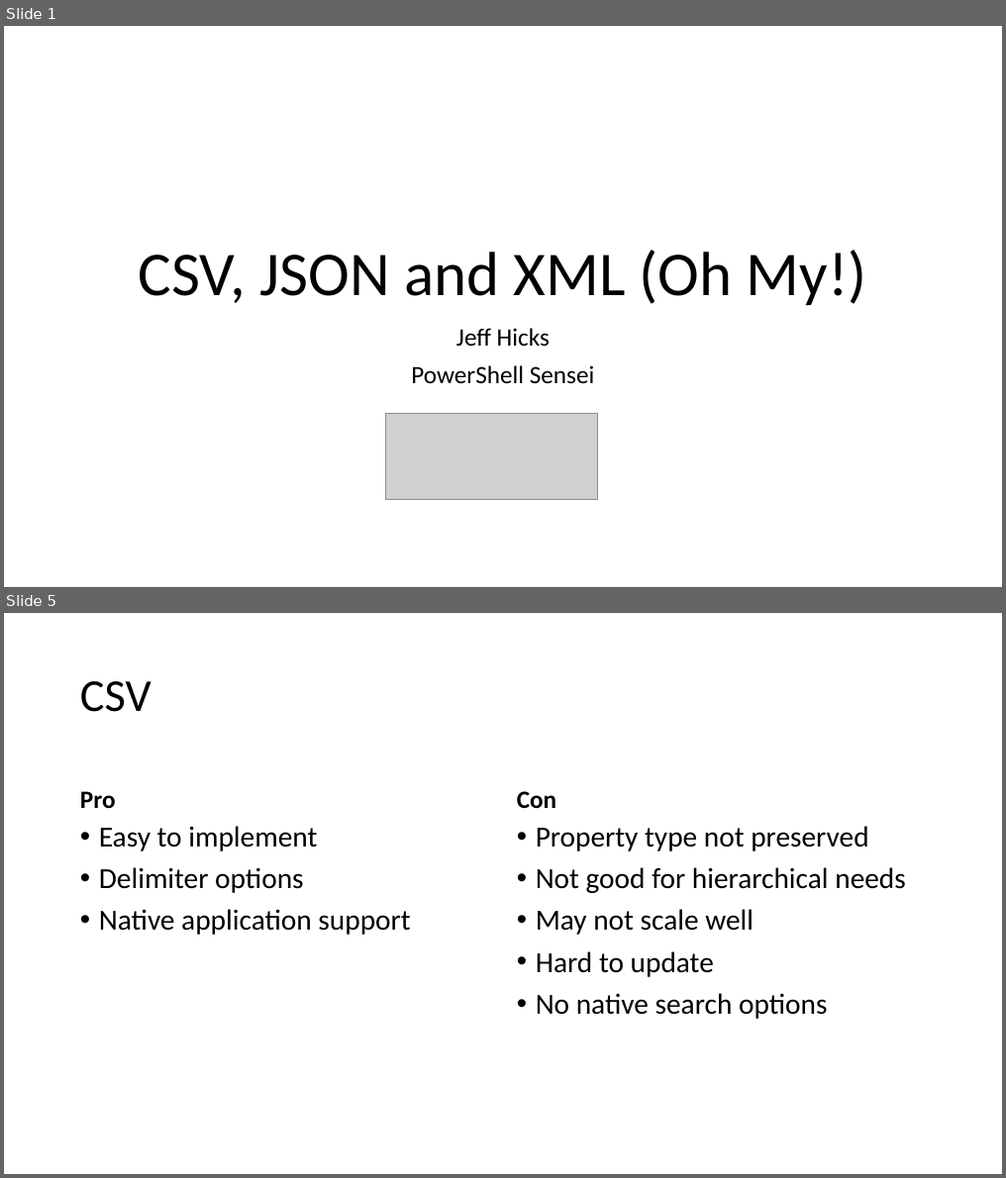
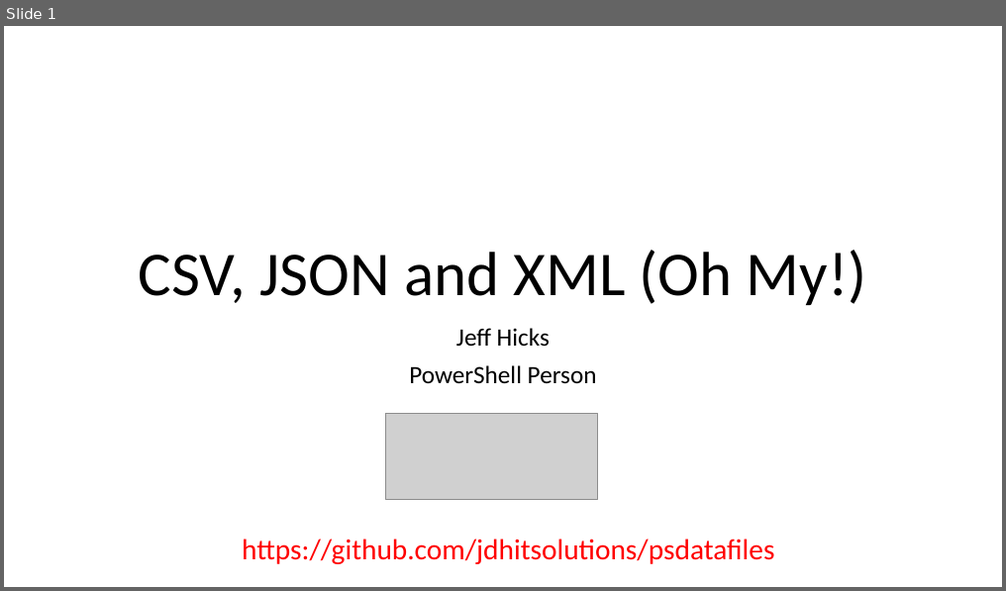
Before and after one commit to jdhitsolutions/psdatafiles, a slide deck: PowerShell-DataFiles.pptx. Shown one above the other, each under a label of ours: slides 1 and 5 before the commit, slide 1 after it; the slides between them are not shown. The pictures are 1006x1178 and 1006x591 pixels, drawn with LibreOffice and Linux fonts; fonts in the diff are those of the drawing; grey boxes stand for pictures; background and template pictures are left out. Boxes give left, top, right and bottom in pixels: in the first picture for what was removed or moved away, otherwise in the second. Text is boxed around its words. In the diff, an @@ line names an element or a change of style, - is before the commit and + after.

```diff
--- a/PowerShell-DataFiles.pptx
+++ b/PowerShell-DataFiles.pptx
@@ slide 5 removed at (4, 613, 1002, 1174), background #FFFFFF @@
@@ title removed at (80, 681, 152, 712) @@
-CSV
@@ text removed at (80, 791, 116, 808) @@
-Pro
@@ text removed at (517, 791, 556, 808) @@
-Con
@@ text removed at (99, 826, 410, 935) @@
-• Easy to implement
-• Delimiter options
-• Native application support
@@ text removed at (536, 826, 906, 1019) @@
-• Property type not preserved
-• Not good for hierarchical needs
-• May not scale well
-• Hard to update
-• No native search options
@@ slide 1 changed as well @@
@@ subtitle at (409, 366, 597, 384): text changed @@
-PowerShell Sensei
+PowerShell Person
@@ text added at (242, 539, 774, 565), 28 pt, text #FF0000 @@
+https://github.com/jdhitsolutions/psdatafiles
```
Also in this commit, not shown: 1 other slide changed, 1 slide added, 10 other slides removed, 7 other files.
